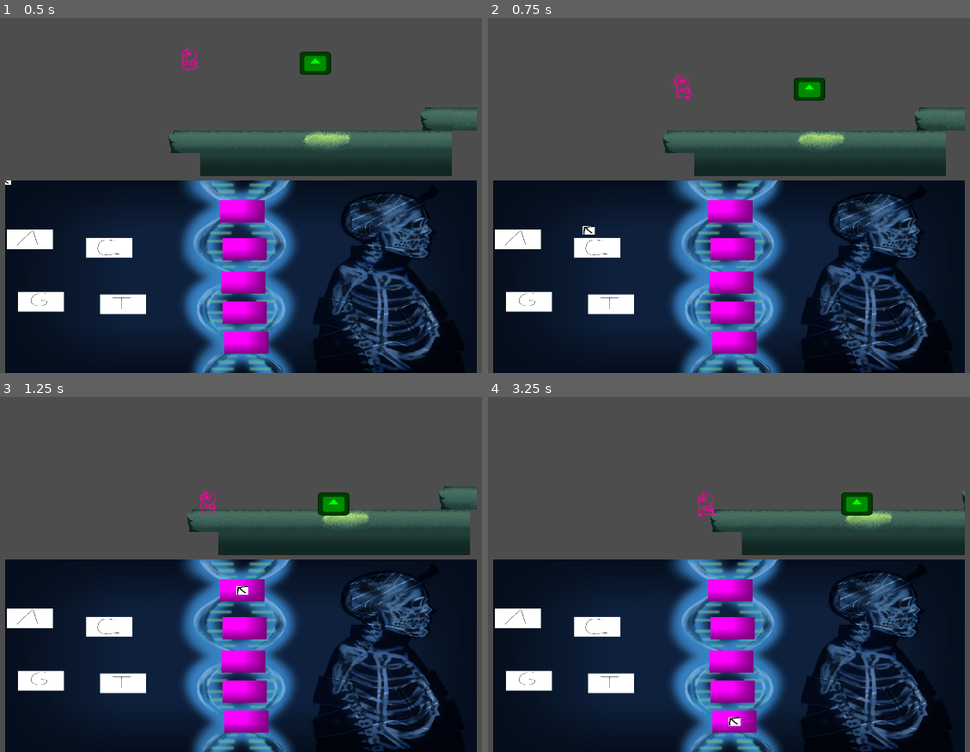
Above: before the commit, frames 1-4 (two rows, left to right).
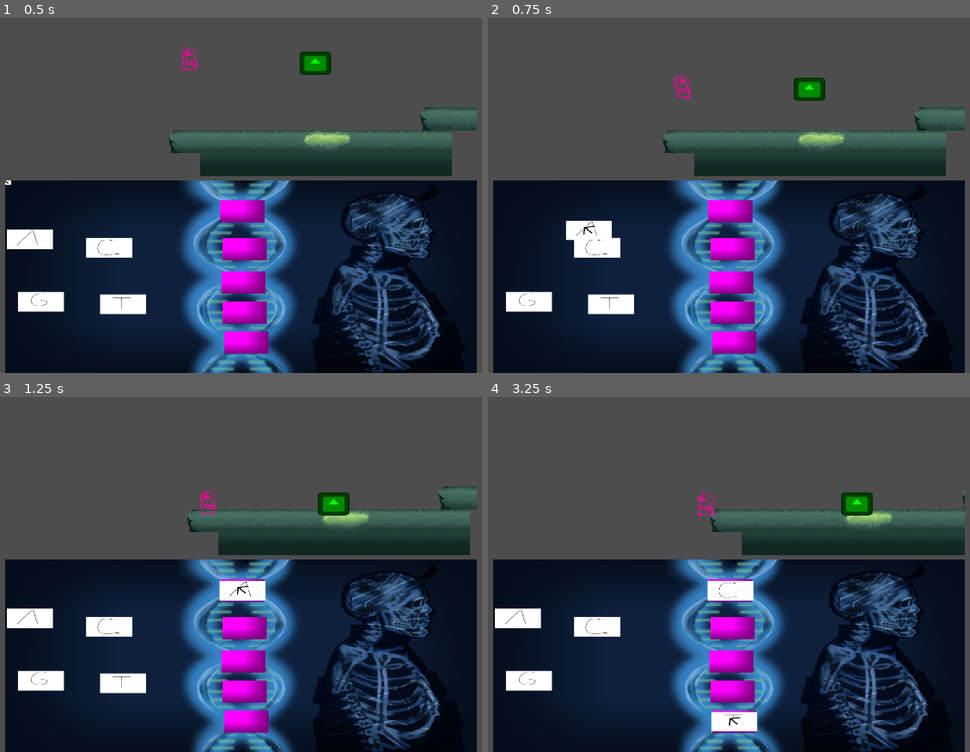
Above: after the commit, the same moments.

Repository: LuisEnriqueCabelloBlanco/ComJamOn26
Game: Godot game, scene res://Scenes/CamTest2.tscn
Same seed, same stepped clock (60 frames per second), same inputs: the game is played once before the commit and once after it. This scene is started directly instead of the project's main scene. The engine's default icon, where the game draws it, is replaced by a stand-in: a white triangle on a blue panel in a dark square.
Inputs (mouse positions are in pixels of both pictures, inside the frame that each line leads up to):
- Up to frame 1 (0.5 s): no input
- Up to frame 2 (0.75 s): drag from (516, 238) to (729, 213) at 0.52 s
- Up to frame 3 (1.25 s): no input
- Up to frame 4 (3.25 s): drag from (598, 627) to (729, 592) at 1.27 s; move the mouse to (526, 681) at 2.02 s; hold A (left) 2.03-2.75 s; tap V (Vision nocturna) at 2.1 s; click (526, 681) at 2.17 s; drag from (613, 684) to (733, 720) at 2.77 s

Frame 1 is identical in both runs. In frame 2, 1.0% of the frame differs, in the area x 1-26%, y 57-66%; in frame 3, 0.5%; in frame 4, 1.6%, in the area x 20-56%, y 51-95%.
Error in both runs: Invalid access to property or key 'visible' on a base object of type 'Nil'. (res://Scripts/night_vision_component.gd:15)

Commit message:
arreglo input escena principal

Diff:
--- a/adn/Scenes/CamTest2.tscn
+++ b/adn/Scenes/CamTest2.tscn
@@ -45,7 +45,7 @@
 mouse_target = true
 
 [node name="SubViewport" type="SubViewport" parent="MarginContainer/VBoxContainer/SubViewportContainer2" unique_id=1050228942]
-handle_input_locally = false
+physics_object_picking = true
 size = Vector2i(1320, 538)
 size_2d_override = Vector2i(1920, 1080)
 size_2d_override_stretch = true
Not shown: 1 places in adn/Scenes/CamTest2.tscn that only renumber resources
